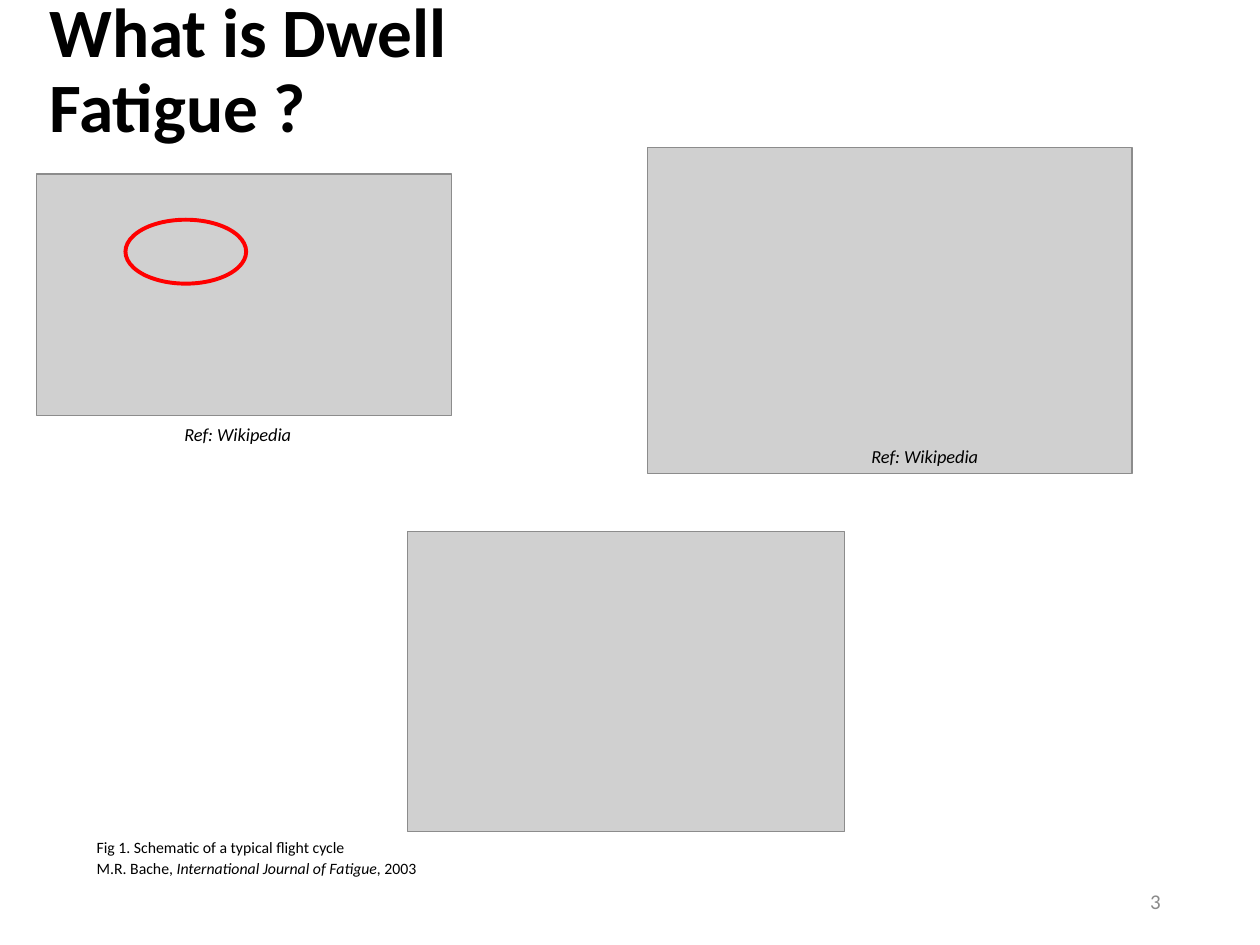
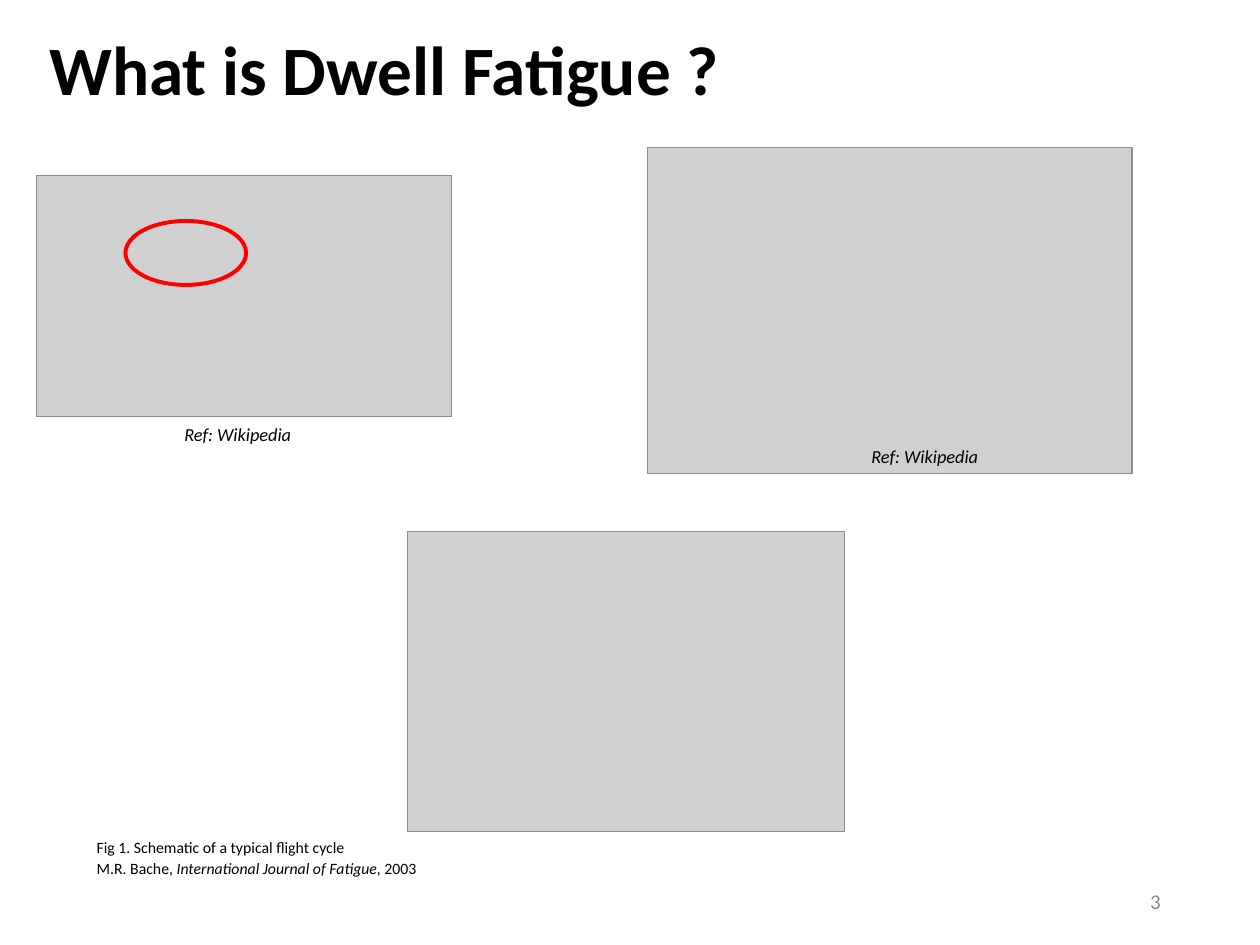
Before and after one commit to Sharanc25/Elements, a slide deck: slide 3 of Thesis/Comprehensive Exam/References/yazar.pptx. Drawn at 1260x945 pixels with LibreOffice and Linux fonts; fonts in the diff are those of the drawing; grey boxes stand for pictures. Boxes give left, top, right and bottom in pixels: in the first picture for what was removed or moved away, otherwise in the second. Text is boxed around its words. In the diff, an @@ line names an element or a change of style, - is before the commit and + after.

Commit message:
/ ‘Thesis/Comprehensive Exam/References/yazar.pptx’

```diff
--- a/Thesis/Comprehensive Exam/References/yazar.pptx
+++ b/Thesis/Comprehensive Exam/References/yazar.pptx
@@ title "What is Dwell Fatigue ?" rewrapped from (49, 8, 447, 144) to (49, 46, 671, 107) @@
```
